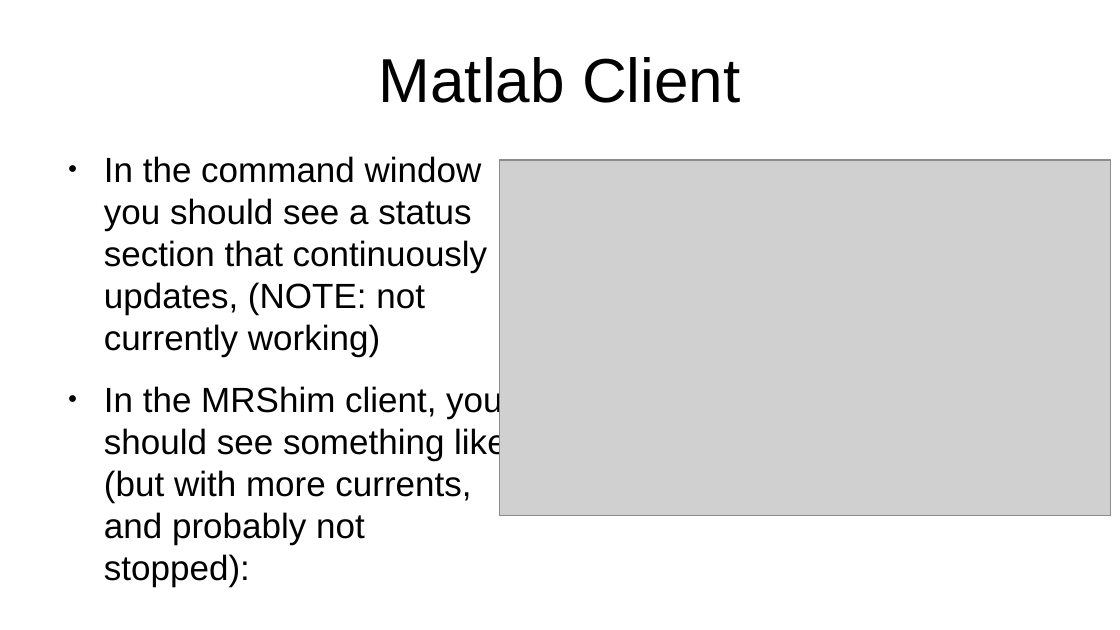
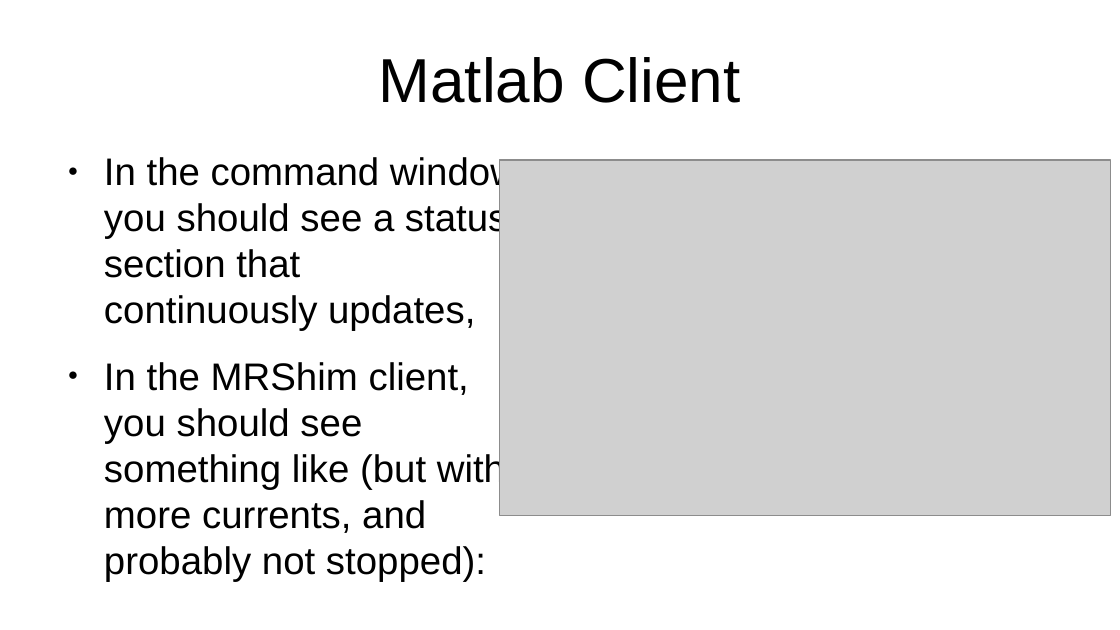
Before and after one commit to seventeenmagpie/skope-mrshim, a slide deck: slide 28 of shimmer/docs/user_guide_with_images.odp. Drawn at 1120x630 pixels with LibreOffice and Linux fonts; fonts in the diff are those of the drawing; grey boxes stand for pictures. Boxes give left, top, right and bottom in pixels: in the first picture for what was removed or moved away, otherwise in the second. Text is boxed around its words. In the diff, an @@ line names an element or a change of style, - is before the commit and + after.

```diff
--- a/shimmer/docs/user_guide_with_images.odp
+++ b/shimmer/docs/user_guide_with_images.odp
@@ text at (104, 157, 518, 331): text changed; size 24.8 to 27.2 pt @@
-● In the command window you should see a status section that continuously updates, (NOTE: not currently working)
+● In the command window you should see a status section that continuously updates,
@@ text at (104, 362, 505, 533): size 24.8 to 27.2 pt in "In the MRShim client, you should see ..." @@
```
Also in this commit, not shown: 2 other slides changed, 9 other files.
